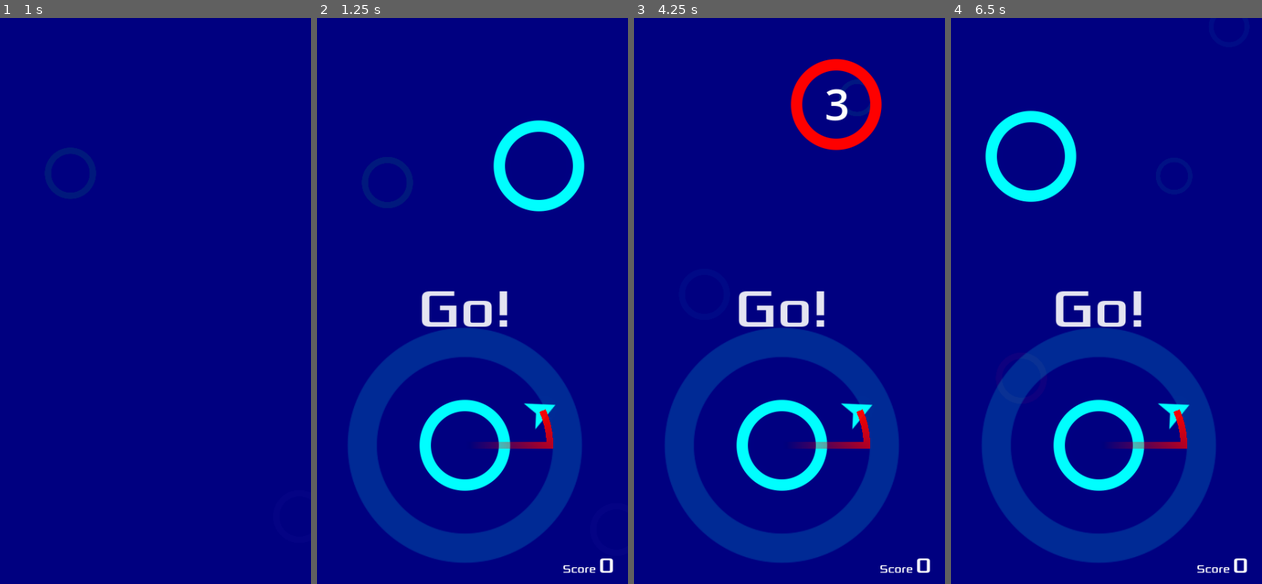
Above: before the commit, frames 1-4 (left to right).
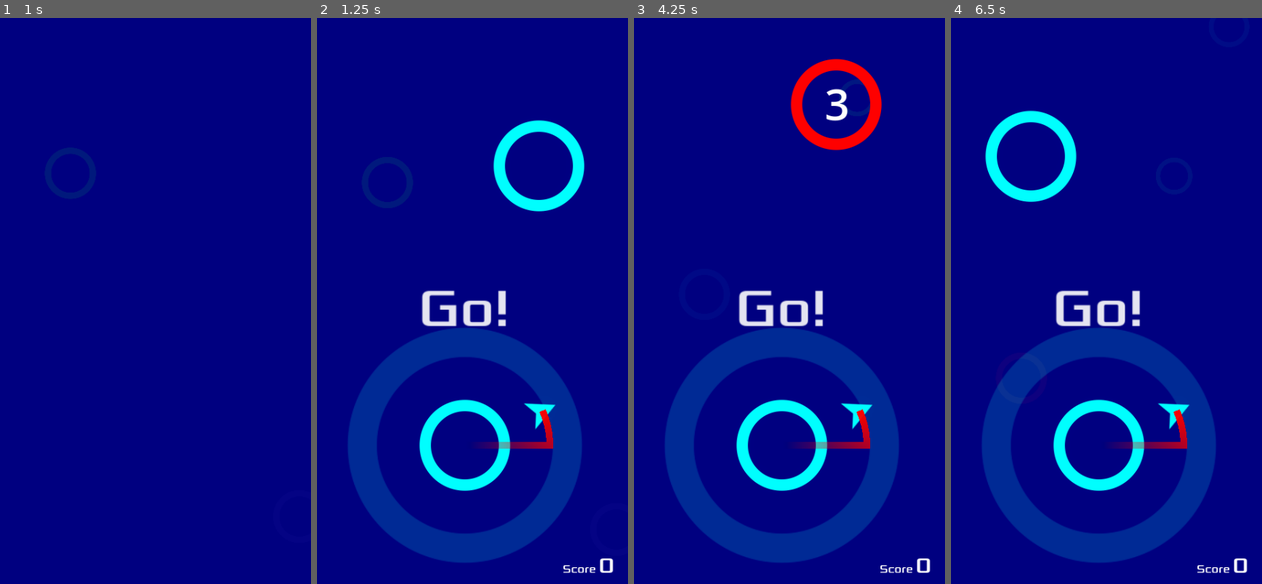
Above: after the commit, the same moments.

Repository: jrenato/circle_jump
Game: Godot game, scene res://Main/main.tscn
Same seed, same stepped clock (60 frames per second), same inputs: the game is played once before the commit and once after it. Sound files missing from this copy of the repository are replaced by a short silence.
Inputs (mouse positions are in pixels of both pictures, inside the frame that each line leads up to):
- Up to frame 1 (1 s): click (87, 278) at 0.5 s
- Up to frame 2 (1.25 s): no input
- Up to frame 3 (4.25 s): tap Enter at 1.25 s; move the mouse to (854, 278) at 1.27 s; hold Right (ui_right) 1.28-2 s; hold Ctrl 1.28-2 s; click (854, 278) at 1.42 s; drag from (717, 340) to (854, 165) at 2.02 s; move the mouse to (814, 182) at 2.77 s; hold Right (ui_right) 2.78-3.5 s; tap Z at 2.85 s; click (842, 278) at 3.5 s
- Up to frame 4 (6.5 s): drag from (1081, 425) to (1153, 102) at 4.27 s; move the mouse to (1196, 397) at 5.02 s; hold Left (ui_left) 5.03-5.75 s; tap Tab at 5.1 s; click (1159, 278) at 5.75 s

Frame 1 is identical in both runs. In frame 2, 0.4% of the frame differs, in the area x 33-62%, y 48-55%; in frame 3, 0.4%; in frame 4, 0.4%.

Commit message:
Improved message display

Diff:
--- a/GUI/hud.tscn
+++ b/GUI/hud.tscn
@@ -13,6 +13,85 @@
 [sub_resource type="LabelSettings" id="LabelSettings_nrd11"]
 font = ExtResource("1_jrovp")
 font_size = 32
+
+[sub_resource type="Animation" id="Animation_708op"]
+length = 0.001
+tracks/0/type = "value"
+tracks/0/imported = false
+tracks/0/enabled = true
+tracks/0/path = NodePath("Message:label_settings:font_size")
+tracks/0/interp = 1
+tracks/0/loop_wrap = true
+tracks/0/keys = {
+"times": PackedFloat32Array(0),
+"transitions": PackedFloat32Array(1),
+"update": 0,
+"values": [32]
+}
+tracks/1/type = "value"
+tracks/1/imported = false
+tracks/1/enabled = true
+tracks/1/path = NodePath("Message:visible")
+tracks/1/interp = 1
+tracks/1/loop_wrap = true
+tracks/1/keys = {
+"times": PackedFloat32Array(0),
+"transitions": PackedFloat32Array(1),
+"update": 1,
+"values": [false]
+}
+tracks/2/type = "value"
+tracks/2/imported = false
+tracks/2/enabled = true
+tracks/2/path = NodePath("Message:modulate")
+tracks/2/interp = 1
+tracks/2/loop_wrap = true
+tracks/2/keys = {
+"times": PackedFloat32Array(0),
+"transitions": PackedFloat32Array(1),
+"update": 0,
+"values": [Color(1, 1, 1, 1)]
+}
+tracks/3/type = "value"
+tracks/3/imported = false
+tracks/3/enabled = true
+tracks/3/path = NodePath("Message:scale")
+tracks/3/interp = 1
+tracks/3/loop_wrap = true
+tracks/3/keys = {
+"times": PackedFloat32Array(0),
+"transitions": PackedFloat32Array(1),
+"update": 0,
+"values": [Vector2(1, 1)]
+}
+
+[sub_resource type="Animation" id="Animation_k6gf0"]
+resource_name = "init"
+length = 0.1
+tracks/0/type = "value"
+tracks/0/imported = false
+tracks/0/enabled = true
+tracks/0/path = NodePath("Message:label_settings:font_size")
+tracks/0/interp = 1
+tracks/0/loop_wrap = true
+tracks/0/keys = {
+"times": PackedFloat32Array(0),
+"transitions": PackedFloat32Array(1),
+"update": 1,
+"values": [64]
+}
+tracks/1/type = "value"
+tracks/1/imported = false
+tracks/1/enabled = true
+tracks/1/path = NodePath("Message:visible")
+tracks/1/interp = 1
+tracks/1/loop_wrap = true
+tracks/1/keys = {
+"times": PackedFloat32Array(0),
+"transitions": PackedFloat32Array(1),
+"update": 1,
+"values": [false]
+}
 
 [sub_resource type="Animation" id="Animation_uca6p"]
 resource_name = "show_message"
@@ -33,93 +112,26 @@
 tracks/1/type = "value"
 tracks/1/imported = false
 tracks/1/enabled = true
-tracks/1/path = NodePath("Message:label_settings:font_size")
+tracks/1/path = NodePath("Message:modulate")
 tracks/1/interp = 2
 tracks/1/loop_wrap = true
 tracks/1/keys = {
 "times": PackedFloat32Array(0, 0.75),
 "transitions": PackedFloat32Array(1, 1),
 "update": 0,
-"values": [64, 200]
+"values": [Color(1, 1, 1, 1), Color(1, 1, 1, 0)]
 }
 tracks/2/type = "value"
 tracks/2/imported = false
 tracks/2/enabled = true
-tracks/2/path = NodePath("Message:modulate")
-tracks/2/interp = 2
+tracks/2/path = NodePath("Message:scale")
+tracks/2/interp = 1
 tracks/2/loop_wrap = true
 tracks/2/keys = {
 "times": PackedFloat32Array(0, 0.75),
 "transitions": PackedFloat32Array(1, 1),
 "update": 0,
-"values": [Color(1, 1, 1, 1), Color(1, 1, 1, 0)]
-}
-
-[sub_resource type="Animation" id="Animation_k6gf0"]
-resource_name = "init"
-length = 0.1
-tracks/0/type = "value"
-tracks/0/imported = false
-tracks/0/enabled = true
-tracks/0/path = NodePath("Message:label_settings:font_size")
-tracks/0/interp = 1
-tracks/0/loop_wrap = true
-tracks/0/keys = {
-"times": PackedFloat32Array(0),
-"transitions": PackedFloat32Array(1),
-"update": 1,
-"values": [64]
-}
-tracks/1/type = "value"
-tracks/1/imported = false
-tracks/1/enabled = true
-tracks/1/path = NodePath("Message:visible")
-tracks/1/interp = 1
-tracks/1/loop_wrap = true
-tracks/1/keys = {
-"times": PackedFloat32Array(0),
-"transitions": PackedFloat32Array(1),
-"update": 1,
-"values": [false]
-}
-
-[sub_resource type="Animation" id="Animation_708op"]
-length = 0.001
-tracks/0/type = "value"
-tracks/0/imported = false
-tracks/0/enabled = true
-tracks/0/path = NodePath("Message:label_settings:font_size")
-tracks/0/interp = 1
-tracks/0/loop_wrap = true
-tracks/0/keys = {
-"times": PackedFloat32Array(0),
-"transitions": PackedFloat32Array(1),
-"update": 0,
-"values": [32]
-}
-tracks/1/type = "value"
-tracks/1/imported = false
-tracks/1/enabled = true
-tracks/1/path = NodePath("Message:visible")
-tracks/1/interp = 1
-tracks/1/loop_wrap = true
-tracks/1/keys = {
-"times": PackedFloat32Array(0),
-"transitions": PackedFloat32Array(1),
-"update": 1,
-"values": [false]
-}
-tracks/2/type = "value"
-tracks/2/imported = false
-tracks/2/enabled = true
-tracks/2/path = NodePath("Message:modulate")
-tracks/2/interp = 1
-tracks/2/loop_wrap = true
-tracks/2/keys = {
-"times": PackedFloat32Array(0),
-"transitions": PackedFloat32Array(1),
-"update": 0,
-"values": [Color(1, 1, 1, 1)]
+"values": [Vector2(1, 1), Vector2(2, 2)]
 }
 
 [sub_resource type="AnimationLibrary" id="AnimationLibrary_g3pj3"]
@@ -181,10 +193,11 @@
 anchor_top = 0.5
 anchor_right = 1.0
 anchor_bottom = 0.5
-offset_top = -10.0
-offset_bottom = 10.0
+offset_top = -39.0
+offset_bottom = 39.0
 grow_horizontal = 2
 grow_vertical = 2
+pivot_offset = Vector2(240, 39)
 size_flags_vertical = 1
 text = "Message"
 label_settings = SubResource("LabelSettings_nrd11")
